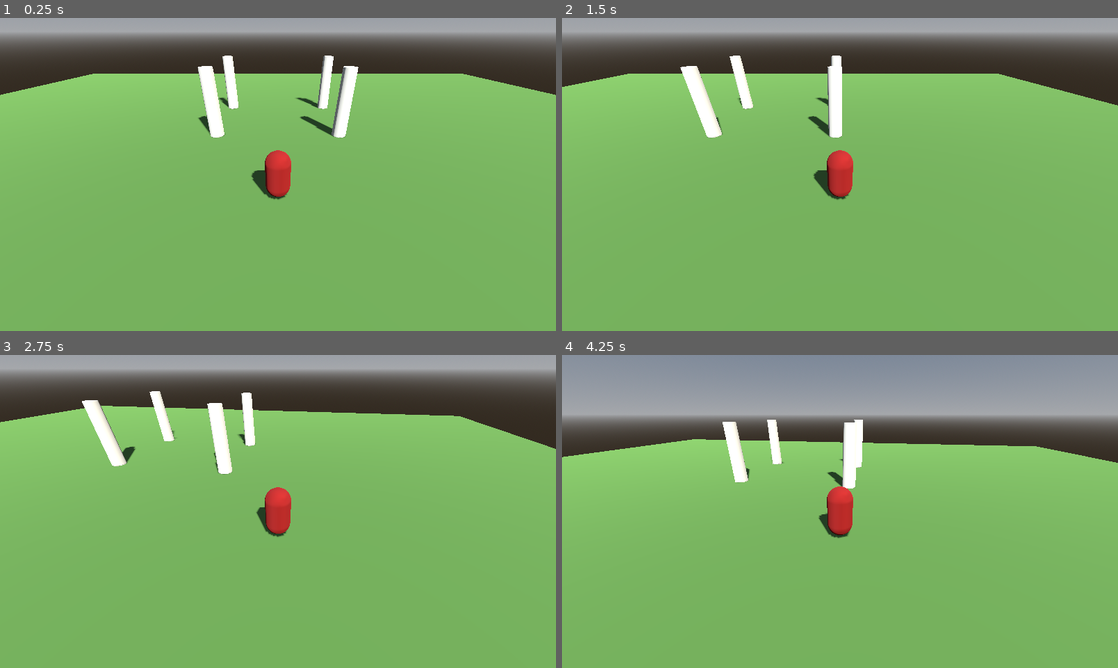
Above: before the commit, frames 1-4 (two rows, left to right).
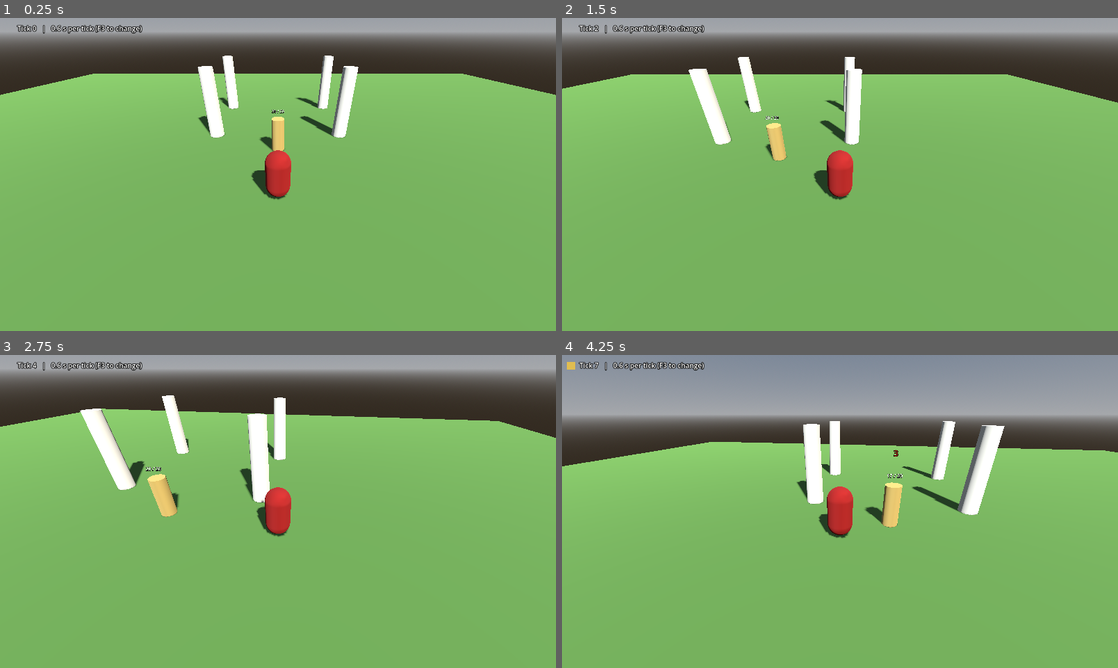
Above: after the commit, the same moments.

Repository: DanteArcese/legio
Game: Godot game, scene res://scenes/main.tscn
Two runs of this game, one before a commit and one after it. Both use one fixed random seed, a clock stepped at 60 frames per second and the inputs below.
Inputs (mouse positions are in pixels of both pictures, inside the frame that each line leads up to):
- Up to frame 1 (0.25 s): no input
- Up to frame 2 (1.5 s): tap Enter at 0.5 s; move the mouse to (962, 158) at 0.52 s; hold D (move_right) 0.53-1.25 s; hold E (interact) 0.53-1.25 s; click (962, 158) at 0.67 s; drag from (728, 190) to (812, 237) at 1.27 s
- Up to frame 3 (2.75 s): move the mouse to (333, 442) at 2.02 s; hold D (move_right) from 2.03 s (still down); hold E (interact) from 2.03 s (still down); tap Left (camera_left) at 2.1 s
- Up to frame 4 (4.25 s): release D (move_right) at 2.75 s; release E (interact) at 2.75 s; drag from (812, 574) to (673, 464) at 2.77 s; move the mouse to (1006, 558) at 3.52 s; hold A (move_left) from 3.53 s (still down); hold E (interact) from 3.53 s (still down); tap Up (camera_up) at 3.6 s

The runs differ from the first frame. In frame 1, 0.6% of the frame differs, in the area x 3-52%, y 2-43%; in frame 2, 3.9%; in frame 3, 5.8%; in frame 4, 6.5%, in the area x 0-100%, y 2-59%.

Commit message:
Add tick-based simulation core with training-dummy combat (#4)
The simulation advances in fixed ticks, separate from rendering. It takes
queued commands and positions from the client and returns events for the
scene to render. A training dummy, hit splats, and a debug HUD (F3 cycles
0.6/0.5/0.4 s ticks) make it possible to compare tick lengths.

Also records the banking, tutorial, and camera decisions in the design doc.

Co-Authored-By: Claude Opus 5.5 <noreply@anthropic.com>

Diff:
--- a/game/scenes/main.tscn
+++ b/game/scenes/main.tscn
@@ -1,7 +1,10 @@
-[gd_scene load_steps=14 format=3]
+[gd_scene format=3]
 
 [ext_resource type="Script" path="res://scripts/player/player.gd" id="1_player"]
 [ext_resource type="Script" path="res://scripts/player/camera_rig.gd" id="2_camera"]
+[ext_resource type="Script" path="res://scripts/world/sim_driver.gd" id="3_driver"]
+[ext_resource type="Script" path="res://scripts/world/sim_entity.gd" id="4_entity"]
+[ext_resource type="Script" path="res://scripts/world/debug_hud.gd" id="5_hud"]
 
 [sub_resource type="ProceduralSkyMaterial" id="sky_mat"]
 
@@ -40,7 +43,23 @@
 bottom_radius = 0.45
 height = 4.0
 
+[sub_resource type="StandardMaterial3D" id="straw"]
+albedo_color = Color(0.78, 0.66, 0.36, 1)
+
+[sub_resource type="CylinderMesh" id="dummy_mesh"]
+material = SubResource("straw")
+top_radius = 0.35
+bottom_radius = 0.35
+height = 1.8
+
+[sub_resource type="CylinderShape3D" id="dummy_shape"]
+height = 1.8
+radius = 0.35
+
 [node name="Main" type="Node3D"]
+
+[node name="SimDriver" type="Node" parent="."]
+script = ExtResource("3_driver")
 
 [node name="WorldEnvironment" type="WorldEnvironment" parent="."]
 environment = SubResource("env")
@@ -76,17 +95,52 @@
 transform = Transform3D(1, 0, 0, 0, 1, 0, 0, 0, 1, -4, 2, -12)
 mesh = SubResource("column_mesh")
 
-[node name="Player" type="CharacterBody3D" parent="." node_paths=PackedStringArray("camera_rig")]
+[node name="Player" type="CharacterBody3D" parent="." node_paths=PackedStringArray("camera_rig", "sim_driver")]
 transform = Transform3D(1, 0, 0, 0, 1, 0, 0, 0, 1, 0, 1, 0)
 collision_layer = 2
 script = ExtResource("1_player")
 camera_rig = NodePath("../CameraRig")
+sim_driver = NodePath("../SimDriver")
 
 [node name="Mesh" type="MeshInstance3D" parent="Player"]
 mesh = SubResource("player_mesh")
 
 [node name="Collision" type="CollisionShape3D" parent="Player"]
 shape = SubResource("player_shape")
+
+[node name="SimEntity" type="Node" parent="Player" groups=["sim_entities"]]
+script = ExtResource("4_entity")
+entity_id = 1
+max_hp = 10
+attack_speed = 4
+max_hit = 3
+accuracy = 0.8
+reach = 1.8
+attackable = false
+
+[node name="TrainingDummy" type="StaticBody3D" parent="."]
+transform = Transform3D(1, 0, 0, 0, 1, 0, 0, 0, 1, 0, 0.9, -4)
+
+[node name="Mesh" type="MeshInstance3D" parent="TrainingDummy"]
+mesh = SubResource("dummy_mesh")
+
+[node name="Collision" type="CollisionShape3D" parent="TrainingDummy"]
+shape = SubResource("dummy_shape")
+
+[node name="HpLabel" type="Label3D" parent="TrainingDummy"]
+transform = Transform3D(1, 0, 0, 0, 1, 0, 0, 0, 1, 0, 1.3, 0)
+billboard = 1
+font_size = 40
+outline_size = 8
+
+[node name="SimEntity" type="Node" parent="TrainingDummy" node_paths=PackedStringArray("hp_label") groups=["sim_entities"]]
+script = ExtResource("4_entity")
+entity_id = 100
+max_hp = 20
+max_hit = 0
+auto_retaliate = false
+respawn_ticks = 5
+hp_label = NodePath("../HpLabel")
 
 [node name="CameraRig" type="Node3D" parent="." node_paths=PackedStringArray("target")]
 script = ExtResource("2_camera")
@@ -98,3 +152,21 @@
 margin = 0.2
 
 [node name="Camera3D" type="Camera3D" parent="CameraRig/SpringArm3D"]
+
+[node name="DebugHud" type="CanvasLayer" parent="." node_paths=PackedStringArray("driver")]
+script = ExtResource("5_hud")
+driver = NodePath("../SimDriver")
+
+[node name="Label" type="Label" parent="DebugHud"]
+offset_left = 40.0
+offset_top = 12.0
+offset_right = 600.0
+offset_bottom = 40.0
+theme_override_constants/outline_size = 6
+
+[node name="Pulse" type="ColorRect" parent="DebugHud"]
+offset_left = 12.0
+offset_top = 16.0
+offset_right = 30.0
+offset_bottom = 34.0
+color = Color(1, 0.8, 0.2, 1)
--- a/game/scripts/player/player.gd
+++ b/game/scripts/player/player.gd
@@ -1,25 +1,42 @@
 extends CharacterBody3D
 ## Directly controlled player: left stick / WASD moves relative to the camera.
+## Interact targets the nearest enemy; with no stick input, the player walks
+## into reach of its target automatically.
 
 const MoveMath := preload("res://scripts/player/move_math.gd")
 
 @export var walk_speed := 3.0
 @export var run_speed := 6.0
 @export var turn_speed := 12.0
+@export var target_radius := 8.0
 @export var camera_rig: Node3D
+@export var sim_driver: Node
 
 var running := true
+
+@onready var _entity: Node = $SimEntity
 
 
 func _unhandled_input(event: InputEvent) -> void:
 	if event.is_action_pressed("run_toggle"):
 		running = not running
+	elif event.is_action_pressed("interact") and sim_driver:
+		var target_id: int = sim_driver.nearest_target(_entity.entity_id, target_radius)
+		if target_id == -1:
+			sim_driver.sim.queue_stop(_entity.entity_id)
+		else:
+			sim_driver.sim.queue_attack(_entity.entity_id, target_id)
 
 
 func _physics_process(delta: float) -> void:
 	var input := Input.get_vector("move_left", "move_right", "move_forward", "move_back")
 	var yaw := camera_rig.global_rotation.y if camera_rig else 0.0
 	var direction := MoveMath.camera_relative(input, yaw)
+	var face_target := false
+	if direction == Vector3.ZERO:
+		var approach := _approach_direction()
+		direction = approach
+		face_target = approach == Vector3.ZERO and _target_position() != null
 	var speed := run_speed if running else walk_speed
 
 	velocity.x = direction.x * speed
@@ -28,6 +45,27 @@
 		velocity += get_gravity() * delta
 	move_and_slide()
 
-	if direction.length_squared() > 0.0001:
-		var target_yaw := atan2(-direction.x, -direction.z)
+	var facing := direction
+	if face_target:
+		facing = (_target_position() - global_position) * Vector3(1, 0, 1)
+	if facing.length_squared() > 0.0001:
+		var target_yaw := atan2(-facing.x, -facing.z)
 		rotation.y = lerp_angle(rotation.y, target_yaw, minf(turn_speed * delta, 1.0))
+
+
+## Direction toward the current target while out of reach, otherwise zero.
+func _approach_direction() -> Vector3:
+	var target_position: Variant = _target_position()
+	if target_position == null:
+		return Vector3.ZERO
+	var offset: Vector3 = (target_position - global_position) * Vector3(1, 0, 1)
+	if offset.length() <= _entity.combatant.reach * 0.9:
+		return Vector3.ZERO
+	return offset.normalized()
+
+
+func _target_position() -> Variant:
+	if not sim_driver or not _entity.combatant:
+		return null
+	var target: RefCounted = sim_driver.sim.get_combatant(_entity.combatant.target_id)
+	return target.position if target else null
--- /dev/null
+++ b/game/scripts/sim/combatant.gd
@@ -0,0 +1,33 @@
+extends RefCounted
+## Combat state for one entity in the simulation. Plain data, no scene nodes.
+
+var id: int
+var max_hp := 10
+var hp := 10
+## Ticks between attacks (OSRS-style weapon speed).
+var attack_speed := 4
+var max_hit := 1
+## Chance in 0..1 that an attack lands.
+var accuracy := 0.75
+## Distance within which this combatant can attack its target.
+var reach := 1.5
+var auto_retaliate := true
+## Ticks until respawn after death; -1 means it stays dead.
+var respawn_ticks := -1
+
+var position := Vector3.ZERO
+var target_id := -1
+var next_attack_tick := 0
+var respawn_at_tick := -1
+
+
+func _init(p_id: int) -> void:
+	id = p_id
+
+
+func is_alive() -> bool:
+	return hp > 0
+
+
+func can_attack() -> bool:
+	return max_hit > 0
--- /dev/null
+++ b/game/scripts/sim/simulation.gd
@@ -0,0 +1,122 @@
+extends RefCounted
+## Deterministic, tick-based game logic.
+##
+## Nothing here touches scene nodes. The client queues commands and feeds in
+## positions. step() advances one tick and returns events for the client to
+## render. With the same seed and inputs, the same events come out, which
+## keeps the logic testable and lets it move to a server later.
+
+const Combatant := preload("res://scripts/sim/combatant.gd")
+
+var tick := 0
+var rng := RandomNumberGenerator.new()
+
+var _combatants := {}
+var _pending_commands: Array[Dictionary] = []
+
+
+func _init(seed_value := 0) -> void:
+	rng.seed = seed_value
+
+
+func add_combatant(id: int) -> Combatant:
+	var combatant := Combatant.new(id)
+	_combatants[id] = combatant
+	return combatant
+
+
+func get_combatant(id: int) -> Combatant:
+	return _combatants.get(id)
+
+
+func set_position(id: int, position: Vector3) -> void:
+	_combatants[id].position = position
+
+
+## Queues a command for the next tick. Commands are never applied mid-tick,
+## and none are lost when several arrive between ticks.
+func queue_command(command: Dictionary) -> void:
+	_pending_commands.append(command)
+
+
+func queue_attack(actor_id: int, target_id: int) -> void:
+	queue_command({"type": "attack", "actor": actor_id, "target": target_id})
+
+
+func queue_stop(actor_id: int) -> void:
+	queue_command({"type": "stop", "actor": actor_id})
+
+
+## Advances one tick and returns the events that happened during it.
+func step() -> Array[Dictionary]:
+	tick += 1
+	var events: Array[Dictionary] = []
+	_apply_commands()
+	_process_respawns(events)
+	# Sorted ids keep processing order, and therefore RNG use, deterministic.
+	var ids := _combatants.keys()
+	ids.sort()
+	for id in ids:
+		_process_attack(_combatants[id], events)
+	return events
+
+
+func _apply_commands() -> void:
+	var commands := _pending_commands
+	_pending_commands = []
+	for command in commands:
+		var actor: Combatant = _combatants.get(command["actor"])
+		if actor == null or not actor.is_alive():
+			continue
+		match command["type"]:
+			"attack":
+				var target: Combatant = _combatants.get(command["target"])
+				if target != null and target.is_alive() and target != actor:
+					actor.target_id = target.id
+			"stop":
+				actor.target_id = -1
+
+
+func _process_respawns(events: Array[Dictionary]) -> void:
+	for combatant in _combatants.values():
+		if combatant.respawn_at_tick == tick:
+			combatant.hp = combatant.max_hp
+			combatant.respawn_at_tick = -1
+			events.append({"type": "respawn", "id": combatant.id, "tick": tick})
+
+
+func _process_attack(attacker: Combatant, events: Array[Dictionary]) -> void:
+	if not attacker.is_alive() or attacker.target_id == -1 or not attacker.can_attack():
+		return
+	var target: Combatant = _combatants.get(attacker.target_id)
+	if target == null or not target.is_alive():
+		attacker.target_id = -1
+		return
+	if tick < attacker.next_attack_tick:
+		return
+	if attacker.position.distance_to(target.position) > attacker.reach:
+		return
+
+	var damage := 0
+	if rng.randf() < attacker.accuracy:
+		damage = mini(rng.randi_range(1, attacker.max_hit), target.hp)
+	target.hp -= damage
+	attacker.next_attack_tick = tick + attacker.attack_speed
+	events.append({"type": "hit", "attacker": attacker.id, "target": target.id, "damage": damage, "tick": tick})
+
+	if target.target_id == -1 and target.auto_retaliate and target.can_attack():
+		target.target_id = attacker.id
+		# Retaliation lands after half the target's attack speed, not instantly.
+		target.next_attack_tick = maxi(target.next_attack_tick, tick + ceili(target.attack_speed / 2.0))
+	if not target.is_alive():
+		_kill(target, events)
+
+
+func _kill(victim: Combatant, events: Array[Dictionary]) -> void:
+	victim.target_id = -1
+	for combatant in _combatants.values():
+		if combatant.target_id == victim.id:
+			combatant.target_id = -1
+	if victim.respawn_ticks >= 0:
+		victim.respawn_at_tick = tick + maxi(victim.respawn_ticks, 1)
+	events.append({"type": "death", "id": victim.id, "tick": tick})
--- /dev/null
+++ b/game/scripts/sim/tick_clock.gd
@@ -0,0 +1,33 @@
+extends RefCounted
+## Converts real elapsed time into whole game ticks.
+##
+## Game logic only advances on ticks; rendering runs every frame. Leftover
+## time carries over so tick spacing stays even regardless of frame rate.
+
+const DEFAULT_TICK_LENGTH := 0.6
+## Cap on ticks run in one frame, so a long stall doesn't fast-forward the game.
+const MAX_CATCH_UP_TICKS := 5
+
+var tick_length := DEFAULT_TICK_LENGTH:
+	set(value):
+		assert(value > 0.0, "tick_length must be positive")
+		tick_length = value
+		_accumulated = minf(_accumulated, tick_length)
+
+var _accumulated := 0.0
+
+
+## Adds elapsed time and returns how many ticks should run now.
+func advance(delta: float) -> int:
+	_accumulated += delta
+	var ticks := int(_accumulated / tick_length)
+	_accumulated -= ticks * tick_length
+	if ticks > MAX_CATCH_UP_TICKS:
+		ticks = MAX_CATCH_UP_TICKS
+		_accumulated = 0.0
+	return ticks
+
+
+## Fraction of the way to the next tick (0..1), for smoothing visuals.
+func progress() -> float:
+	return _accumulated / tick_length
--- /dev/null
+++ b/game/scripts/world/debug_hud.gd
@@ -0,0 +1,18 @@
+extends CanvasLayer
+## Prototype overlay: tick counter, tick length, and a pulse on every tick.
+
+@export var driver: Node
+
+@onready var _label: Label = $Label
+@onready var _pulse: ColorRect = $Pulse
+
+
+func _ready() -> void:
+	driver.ticked.connect(_on_ticked)
+	_on_ticked(0)
+
+
+func _on_ticked(tick: int) -> void:
+	_label.text = "Tick %d   |   %.1f s per tick (F3 to change)" % [tick, driver.clock.tick_length]
+	_pulse.modulate.a = 1.0
+	create_tween().tween_property(_pulse, "modulate:a", 0.0, 0.25)
--- /dev/null
+++ b/game/scripts/world/hit_splat.gd
@@ -0,0 +1,24 @@
+extends Label3D
+## Floating damage number shown above an entity when it is hit.
+
+const RISE := 0.8
+const DURATION := 0.9
+
+
+static func spawn(over: Node3D, damage: int) -> void:
+	var splat := new()
+	splat.text = str(damage)
+	splat.billboard = BaseMaterial3D.BILLBOARD_ENABLED
+	splat.no_depth_test = true
+	splat.font_size = 64
+	splat.outline_size = 12
+	splat.modulate = Color(0.9, 0.15, 0.1) if damage > 0 else Color(0.25, 0.5, 0.95)
+	splat.position = Vector3(randf_range(-0.2, 0.2), 1.6, 0.0)
+	over.add_child(splat)
+
+
+func _ready() -> void:
+	var tween := create_tween().set_parallel()
+	tween.tween_property(self, "position:y", position.y + RISE, DURATION)
+	tween.tween_property(self, "modulate:a", 0.0, DURATION).set_delay(DURATION * 0.4)
+	tween.chain().tween_callback(queue_free)
--- /dev/null
+++ b/game/scripts/world/sim_driver.gd
@@ -0,0 +1,60 @@
+extends Node
+## Runs the simulation on game ticks and relays its events to the scene.
+## Press F3 to cycle tick lengths while prototyping (#4).
+
+const Simulation := preload("res://scripts/sim/simulation.gd")
+const TickClock := preload("res://scripts/sim/tick_clock.gd")
+
+signal ticked(tick: int)
+
+@export var seed_value := 0
+@export var tick_lengths: Array[float] = [0.6, 0.5, 0.4]
+
+var sim: Simulation
+var clock := TickClock.new()
+
+var _entities := {}
+
+
+func _ready() -> void:
+	sim = Simulation.new(seed_value)
+	clock.tick_length = tick_lengths[0]
+	for entity in get_tree().get_nodes_in_group("sim_entities"):
+		register(entity)
+
+
+func register(entity: Node) -> void:
+	entity.configure(sim.add_combatant(entity.entity_id))
+	_entities[entity.entity_id] = entity
+
+
+## Nearest living, attackable entity to from_id within max_distance, or -1.
+func nearest_target(from_id: int, max_distance: float) -> int:
+	var origin: Vector3 = _entities[from_id].body().global_position
+	var best_id := -1
+	var best_distance := max_distance
+	for id in _entities:
+		var entity: Node = _entities[id]
+		if id == from_id or not entity.attackable or not entity.combatant.is_alive():
+			continue
+		var distance := origin.distance_to(entity.body().global_position)
+		if distance <= best_distance:
+			best_id = id
+			best_distance = distance
+	return best_id
+
+
+func _physics_process(delta: float) -> void:
+	for i in clock.advance(delta):
+		for id in _entities:
+			sim.set_position(id, _entities[id].body().global_position)
+		for event in sim.step():
+			for entity in _entities.values():
+				entity.on_sim_event(event)
+		ticked.emit(sim.tick)
+
+
+func _unhandled_input(event: InputEvent) -> void:
+	if event is InputEventKey and event.pressed and not event.echo and event.physical_keycode == KEY_F3:
+		var next := (tick_lengths.find(clock.tick_length) + 1) % tick_lengths.size()
+		clock.tick_length = tick_lengths[next]
--- /dev/null
+++ b/game/scripts/world/sim_entity.gd
@@ -0,0 +1,55 @@
+extends Node
+## Links a scene body (this node's parent) to a combatant in the simulation.
+## Stats are configured here for now; they move to content data files later.
+
+const HitSplat := preload("res://scripts/world/hit_splat.gd")
+
+@export var entity_id := 0
+@export var max_hp := 10
+@export var attack_speed := 4
+@export var max_hit := 1
+@export_range(0.0, 1.0) var accuracy := 0.75
+@export var reach := 1.5
+@export var auto_retaliate := true
+@export var respawn_ticks := -1
+## Whether the player can target this entity.
+@export var attackable := true
+@export var hp_label: Label3D
+
+var combatant: RefCounted
+
+
+func body() -> Node3D:
+	return get_parent()
+
+
+func configure(p_combatant: RefCounted) -> void:
+	combatant = p_combatant
+	combatant.max_hp = max_hp
+	combatant.hp = max_hp
+	combatant.attack_speed = attack_speed
+	combatant.max_hit = max_hit
+	combatant.accuracy = accuracy
+	combatant.reach = reach
+	combatant.auto_retaliate = auto_retaliate
+	combatant.respawn_ticks = respawn_ticks
+	_update_label()
+
+
+func on_sim_event(event: Dictionary) -> void:
+	match event["type"]:
+		"hit":
+			if event["target"] == entity_id:
+				HitSplat.spawn(body(), event["damage"])
+		"death":
+			if event["id"] == entity_id:
+				body().visible = false
+		"respawn":
+			if event["id"] == entity_id:
+				body().visible = true
+	_update_label()
+
+
+func _update_label() -> void:
+	if hp_label and combatant:
+		hp_label.text = "%d / %d" % [combatant.hp, combatant.max_hp]
--- /dev/null
+++ b/game/tests/test_simulation.gd
@@ -0,0 +1,129 @@
+extends "res://tests/test_case.gd"
+
+const Simulation := preload("res://scripts/sim/simulation.gd")
+
+const PLAYER := 1
+const DUMMY := 2
+
+
+func _make_sim(seed_value := 1) -> Simulation:
+	var sim := Simulation.new(seed_value)
+	var player := sim.add_combatant(PLAYER)
+	player.max_hit = 3
+	player.accuracy = 1.0
+	player.attack_speed = 4
+	var dummy := sim.add_combatant(DUMMY)
+	dummy.max_hp = 1000
+	dummy.hp = 1000
+	dummy.max_hit = 0
+	dummy.position = Vector3(1, 0, 0)
+	return sim
+
+
+func _hits(events: Array) -> Array:
+	return events.filter(func(e): return e["type"] == "hit")
+
+
+func _run(sim: Simulation, ticks: int) -> Array:
+	var events := []
+	for i in ticks:
+		events.append_array(sim.step())
+	return events
+
+
+func test_commands_wait_for_next_tick() -> void:
+	var sim := _make_sim()
+	sim.queue_attack(PLAYER, DUMMY)
+	check_eq(sim.get_combatant(PLAYER).target_id, -1, "no target before tick")
+	sim.step()
+	check_eq(sim.get_combatant(PLAYER).target_id, DUMMY, "target after tick")
+
+
+func test_commands_between_ticks_are_all_applied_in_order() -> void:
+	var sim := _make_sim()
+	sim.queue_attack(PLAYER, DUMMY)
+	sim.queue_stop(PLAYER)
+	sim.step()
+	check_eq(sim.get_combatant(PLAYER).target_id, -1, "stop after attack wins")
+
+
+func test_attacks_are_spaced_by_attack_speed() -> void:
+	var sim := _make_sim()
+	sim.queue_attack(PLAYER, DUMMY)
+	var ticks := _hits(_run(sim, 12)).map(func(e): return e["tick"])
+	check_eq(ticks, [1, 5, 9], "hit ticks")
+
+
+func test_no_attack_when_out_of_reach() -> void:
+	var sim := _make_sim()
+	sim.set_position(DUMMY, Vector3(10, 0, 0))
+	sim.queue_attack(PLAYER, DUMMY)
+	check_eq(_hits(_run(sim, 8)).size(), 0, "hits while far away")
+	sim.set_position(DUMMY, Vector3(1, 0, 0))
+	check_eq(_hits(_run(sim, 1)).size(), 1, "hits once in reach")
+
+
+func test_same_seed_gives_same_results() -> void:
+	var a := _make_sim(42)
+	var b := _make_sim(42)
+	for sim in [a, b]:
+		sim.get_combatant(PLAYER).accuracy = 0.5
+		sim.queue_attack(PLAYER, DUMMY)
+	check_eq(_run(a, 40), _run(b, 40), "events")
+
+
+func test_damage_stays_within_max_hit() -> void:
+	var sim := _make_sim()
+	sim.get_combatant(PLAYER).attack_speed = 1
+	sim.queue_attack(PLAYER, DUMMY)
+	for hit in _hits(_run(sim, 100)):
+		check(hit["damage"] >= 1 and hit["damage"] <= 3, "damage %s" % hit["damage"])
+
+
+func test_auto_retaliate_targets_attacker_after_delay() -> void:
+	var sim := _make_sim()
+	var dummy := sim.get_combatant(DUMMY)
+	dummy.max_hit = 1
+	dummy.accuracy = 1.0
+	dummy.attack_speed = 4
+	sim.queue_attack(PLAYER, DUMMY)
+	var events := _run(sim, 4)
+	check_eq(dummy.target_id, PLAYER, "dummy retaliates")
+	var retaliation := _hits(events).filter(func(e): return e["attacker"] == DUMMY)
+	check_eq(retaliation.map(func(e): return e["tick"]), [3], "retaliation tick")
+
+
+func test_no_retaliation_when_disabled() -> void:
+	var sim := _make_sim()
+	var dummy := sim.get_combatant(DUMMY)
+	dummy.max_hit = 1
+	dummy.auto_retaliate = false
+	sim.queue_attack(PLAYER, DUMMY)
+	_run(sim, 4)
+	check_eq(dummy.target_id, -1, "dummy target")
+
+
+func test_death_clears_targets_and_respawns() -> void:
+	var sim := _make_sim()
+	var dummy := sim.get_combatant(DUMMY)
+	dummy.max_hp = 1
+	dummy.hp = 1
+	dummy.respawn_ticks = 3
+	sim.queue_attack(PLAYER, DUMMY)
+	var events := sim.step()
+	check(events.any(func(e): return e["type"] == "death" and e["id"] == DUMMY), "death event")
+	check_eq(sim.get_combatant(PLAYER).target_id, -1, "attacker target cleared")
+	var later := _run(sim, 3)
+	check(later.any(func(e): return e["type"] == "respawn" and e["tick"] == 4), "respawn at tick 4")
+	check_eq(dummy.hp, 1, "hp restored")
+
+
+func test_cannot_target_self_or_dead() -> void:
+	var sim := _make_sim()
+	sim.queue_attack(PLAYER, PLAYER)
+	sim.step()
+	check_eq(sim.get_combatant(PLAYER).target_id, -1, "self target")
+	sim.get_combatant(DUMMY).hp = 0
+	sim.queue_attack(PLAYER, DUMMY)
+	sim.step()
+	check_eq(sim.get_combatant(PLAYER).target_id, -1, "dead target")
--- /dev/null
+++ b/game/tests/test_tick_clock.gd
@@ -0,0 +1,40 @@
+extends "res://tests/test_case.gd"
+
+const TickClock := preload("res://scripts/sim/tick_clock.gd")
+
+
+func test_defaults_to_osrs_like_tick_length() -> void:
+	check_eq(TickClock.new().tick_length, 0.6, "default tick length")
+
+
+func test_leftover_time_carries_over() -> void:
+	var clock := TickClock.new()
+	check_eq(clock.advance(0.5), 0, "0.5 s")
+	check_eq(clock.advance(0.2), 1, "0.7 s total")
+	check_eq(clock.advance(0.5), 1, "1.2 s total")
+
+
+func test_many_ticks_in_one_frame_are_counted() -> void:
+	var clock := TickClock.new()
+	check_eq(clock.advance(1.85), 3, "1.85 s")
+
+
+func test_long_stall_is_capped() -> void:
+	var clock := TickClock.new()
+	check_eq(clock.advance(60.0), TickClock.MAX_CATCH_UP_TICKS, "60 s stall")
+	check_eq(clock.advance(0.1), 0, "no backlog after stall")
+
+
+func test_shorter_tick_length_applies_immediately() -> void:
+	var clock := TickClock.new()
+	clock.advance(0.55)
+	clock.tick_length = 0.4
+	check_eq(clock.advance(0.0), 1, "carried time beyond new length runs at once")
+	check_eq(clock.advance(0.39), 0, "then normal spacing")
+	check_eq(clock.advance(0.01), 1, "next tick at 0.4 s")
+
+
+func test_progress_reports_fraction_to_next_tick() -> void:
+	var clock := TickClock.new()
+	clock.advance(0.3)
+	check(is_equal_approx(clock.progress(), 0.5), "progress %s" % clock.progress())
Not shown, added: game/scripts/sim/combatant.gd.uid
Not shown, added: game/scripts/sim/simulation.gd.uid
Not shown, added: game/scripts/sim/tick_clock.gd.uid
Not shown, added: game/scripts/world/debug_hud.gd.uid
Not shown, added: game/scripts/world/hit_splat.gd.uid
Not shown, added: game/scripts/world/sim_driver.gd.uid
Not shown, added: game/scripts/world/sim_entity.gd.uid
Not shown, added: game/tests/test_simulation.gd.uid
Not shown, added: game/tests/test_tick_clock.gd.uid
Not shown, changed: docs/design.md
